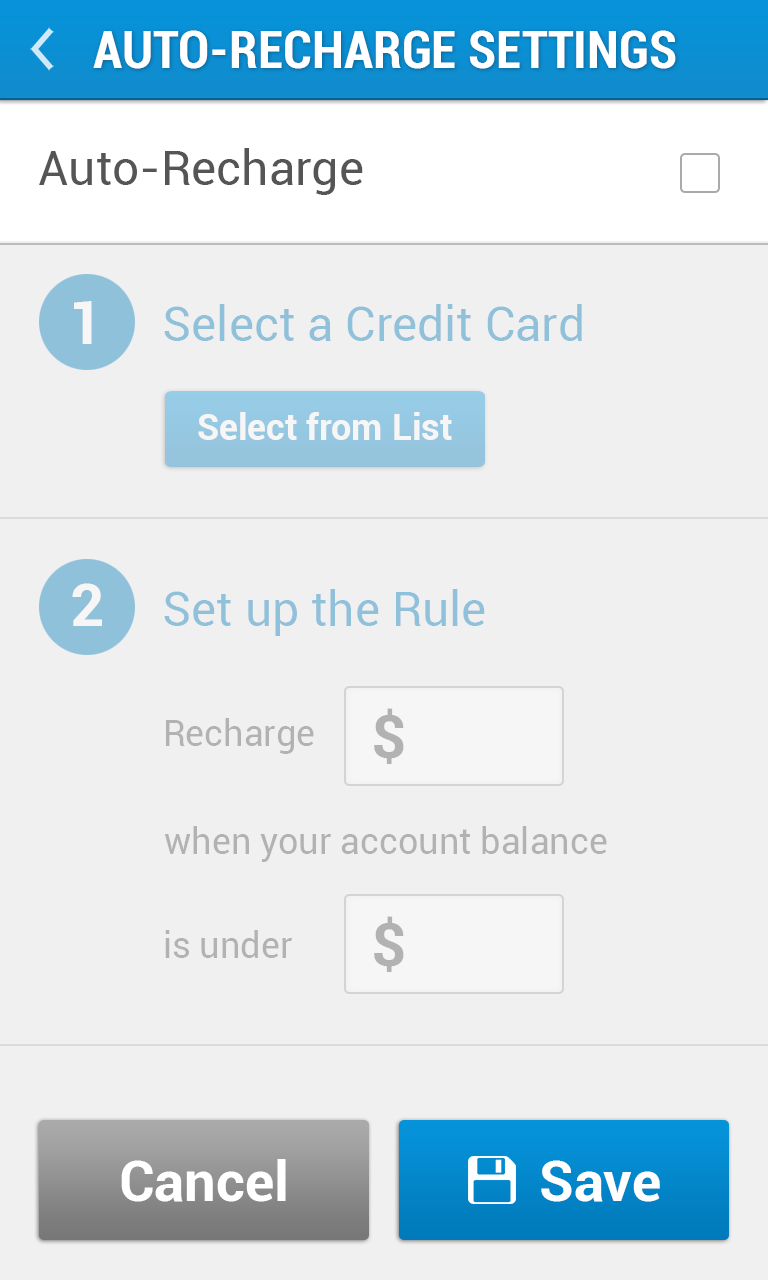
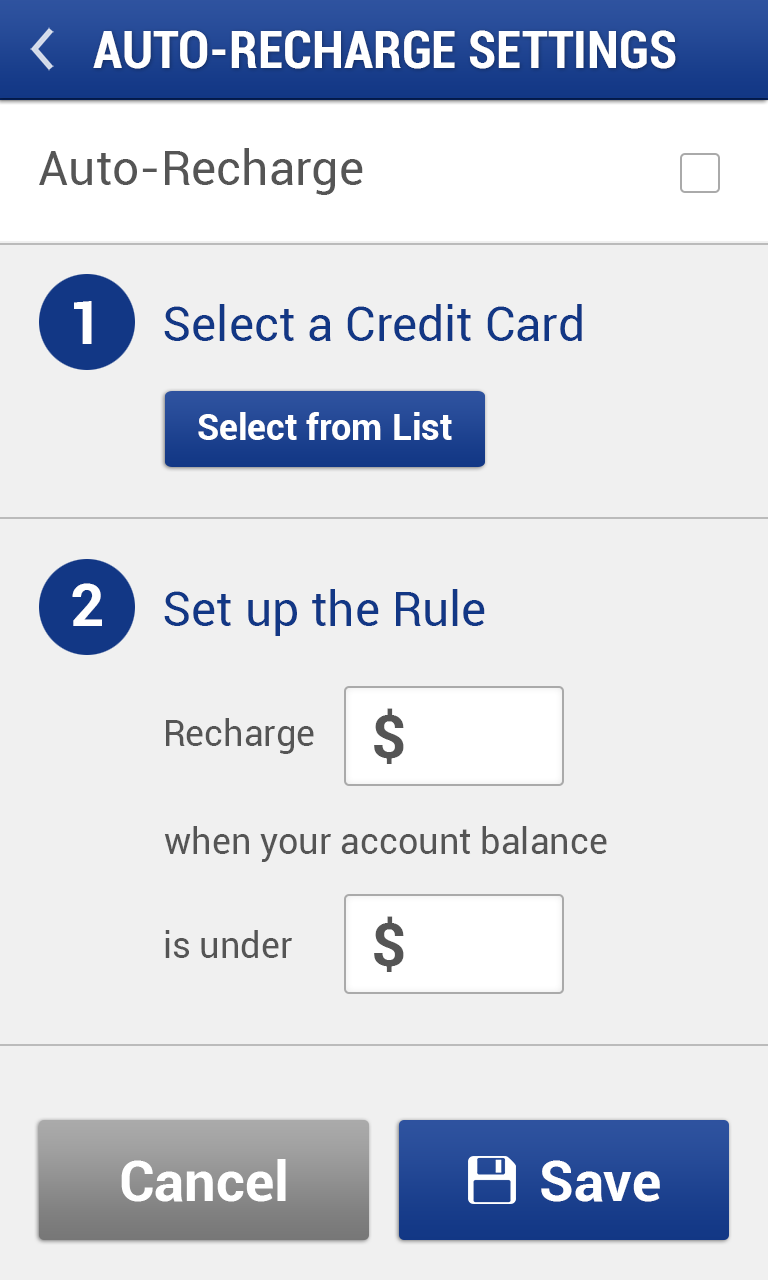
Layer changes from the first 768×1280 image to the second:
"1" (1st of 2, in "cnt"): opacity 40% → 100% over <box>0,274,768,519</box>
painted on "Select a Credit Card" over <box>164,304,582,341</box>
"change": opacity 95% → 100% over <box>165,391,485,467</box>
"2" (1st of 2, in "cnt"): opacity 40% → 100% over <box>0,559,768,1046</box>
painted on "Set up the Rule" over <box>164,589,485,636</box>
